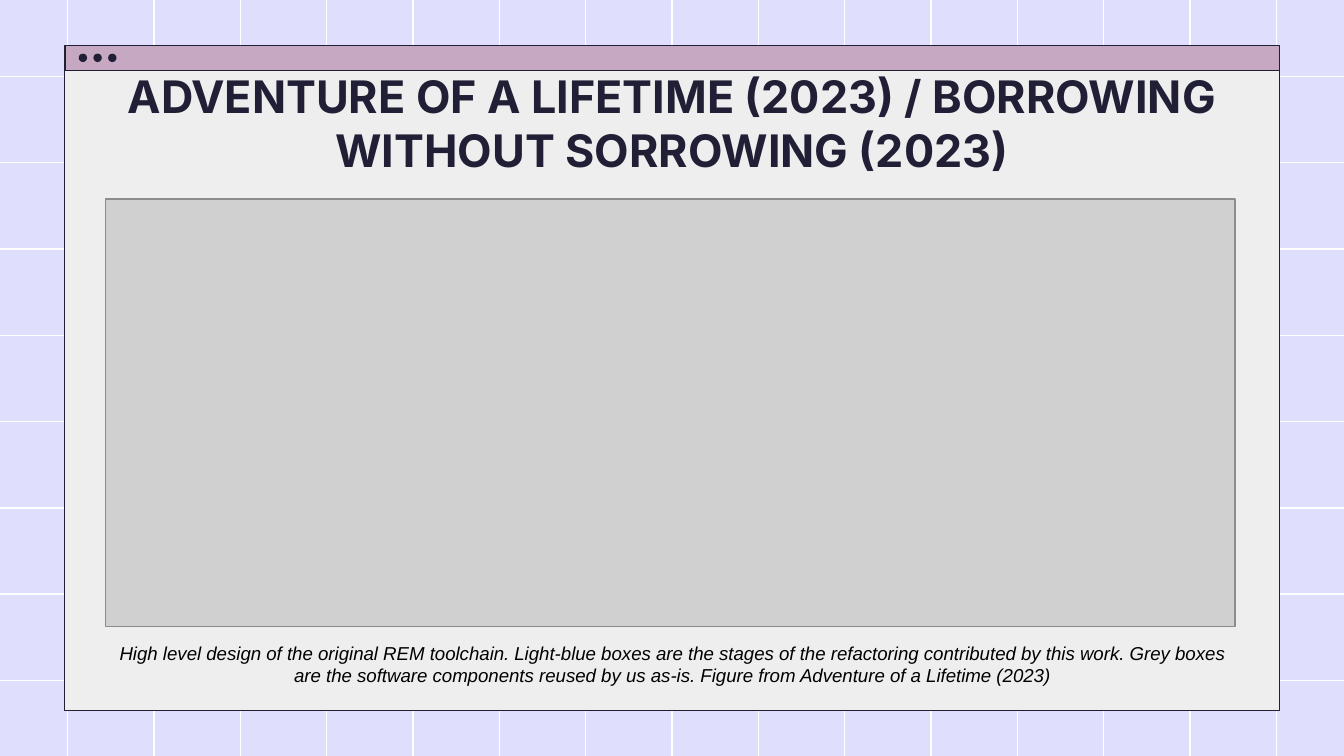
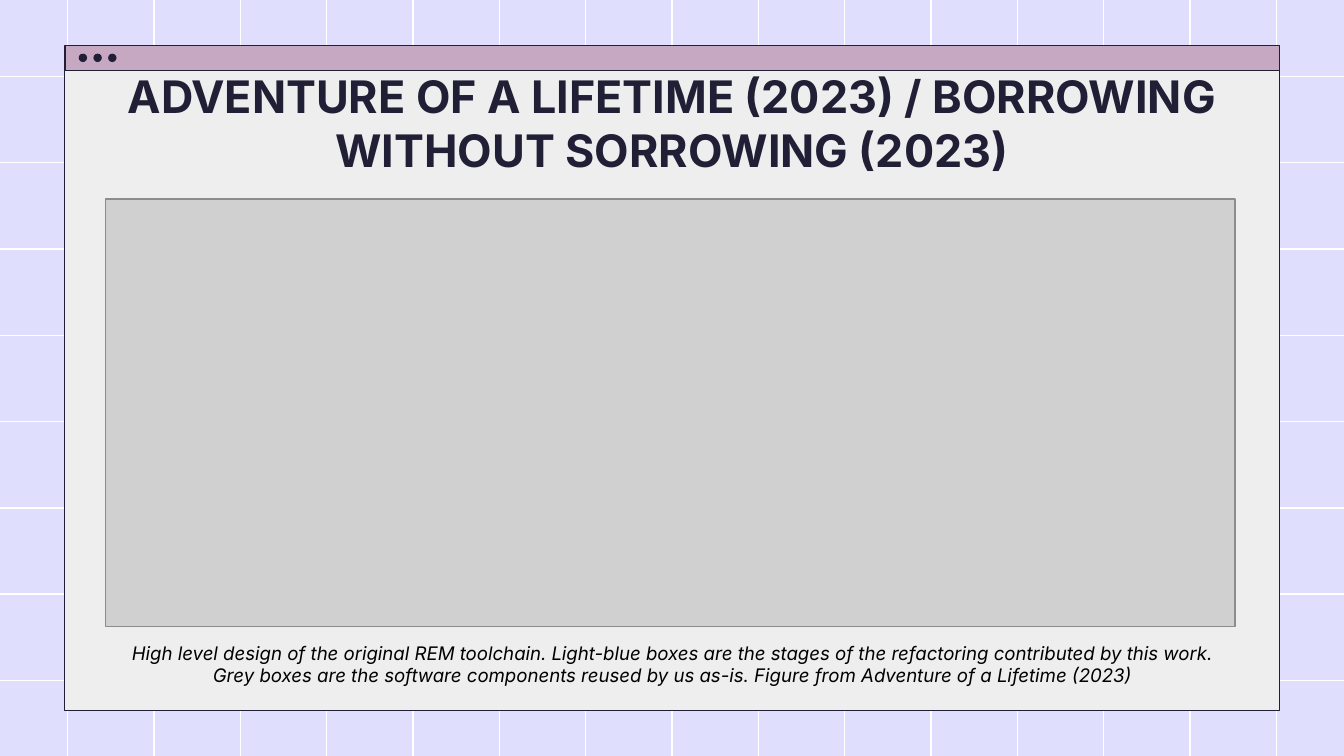
Before and after one commit to RuleBrittonica/3712_Rust_Research_Project, a slide deck: slide 10 of reports/seminar/seminar_presentation.pptx. Drawn at 1344x756 pixels with LibreOffice and Linux fonts; fonts in the diff are those of the drawing; grey boxes stand for pictures. Boxes give left, top, right and bottom in pixels: in the first picture for what was removed or moved away, otherwise in the second. Text is boxed around its words. In the diff, an @@ line names an element or a change of style, - is before the commit and + after.

```diff
--- a/reports/seminar/seminar_presentation.pptx
+++ b/reports/seminar/seminar_presentation.pptx
@@ text "High level design of the ..." at <box>132,645,1212,686</box>: font Arial to Inter @@
```
Also in this commit, not shown: 5 other slides changed, 1 slide added, 1 slide removed, 2 other files.
